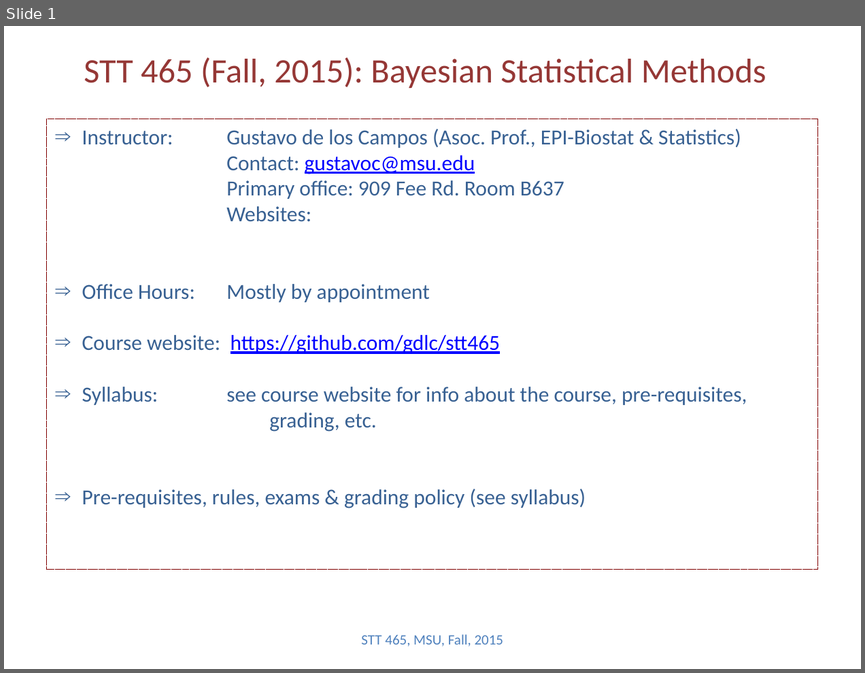
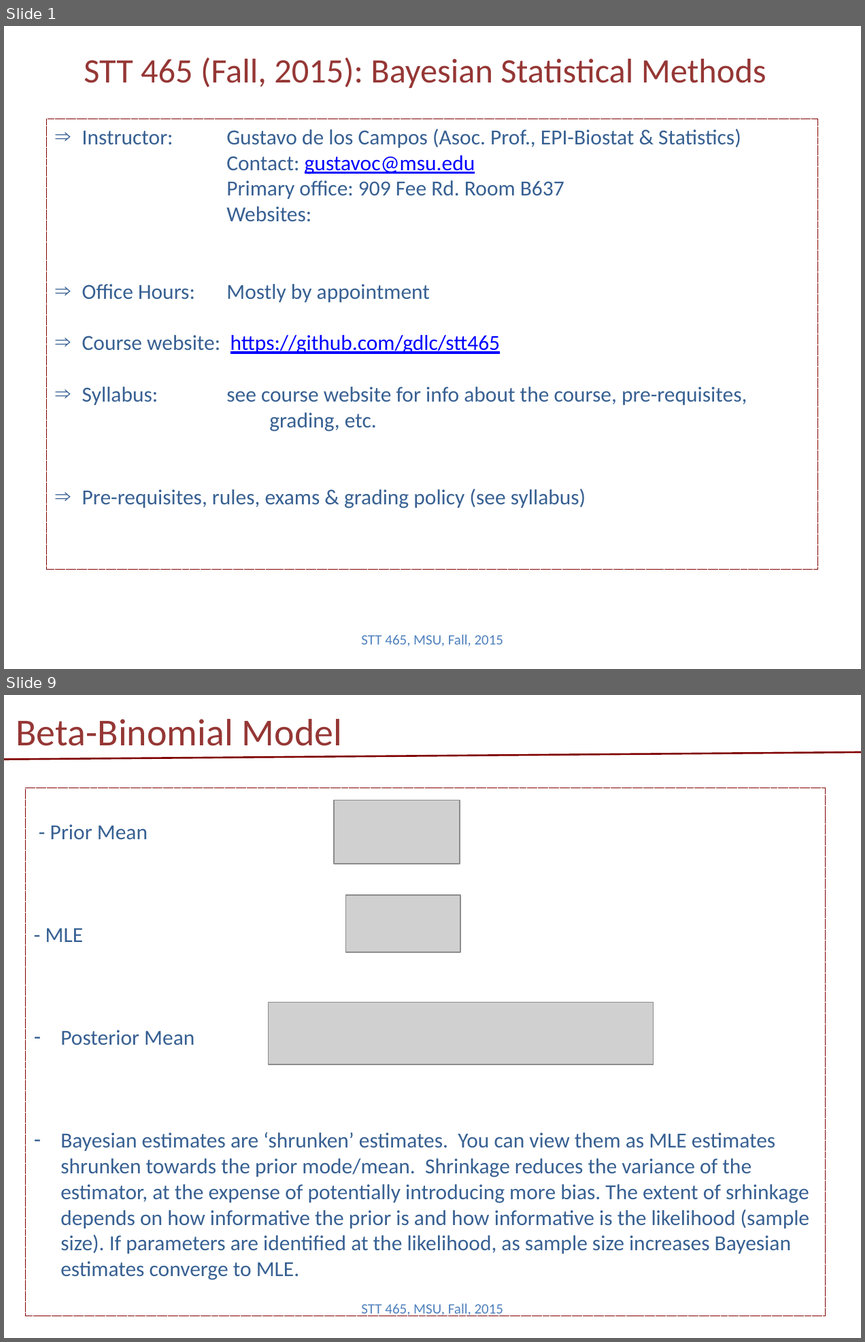
Before and after one commit to Boukos/STT465, a slide deck: STT465_1.pptx. Shown one above the other, each under a label of ours: slide 1 before the commit, slides 1 and 9 after it; the slides between them are not shown. The pictures are 865x673 and 865x1342 pixels, drawn with LibreOffice and Linux fonts; fonts in the diff are those of the drawing; grey boxes stand for pictures. Boxes give left, top, right and bottom in pixels: in the first picture for what was removed or moved away, otherwise in the second. Text is boxed around its words. In the diff, an @@ line names an element or a change of style, - is before the commit and + after.

```diff
--- a/STT465_1.pptx
+++ b/STT465_1.pptx
@@ slide 9 added at (4,695,861,1338), background #FFFFFF @@
@@ title added at (16,719,342,746), 32 pt, text #953735 @@
+Beta-Binomial Model
@@ line added from (4, 759) to (861, 752), #800000 1.5 pt @@
@@ rectangle added at (26,787,825,1315), outline #800000 0.75 pt dashed, 18 pt, text #376092 @@
+- Prior Mean
+- MLE
+– Posterior Mean
+– Bayesian estimates are ‘shrunken’ estimates. You can view them as MLE estimates shrunken towards the prior mode/mean. Shrinkage reduces the variance of the estimator, at the expense of potentially introducing more bias. The extent of srhinkage depends on how informative the prior is and how informative is the likelihood (sample size). If parameters are identified at the likelihood, as sample size increases Bayesian estimates converge to MLE.
@@ picture added at (334,800,460,863) @@
@@ picture added at (346,895,461,952) @@
@@ picture added at (268,1002,653,1064) @@
@@ text added at (361,1303,504,1316), 12 pt, text #4F81BD @@
+STT 465, MSU, Fall, 2015
```
Also in this commit, not shown: 3 slides changed, 4 other slides added, 2 other files.
